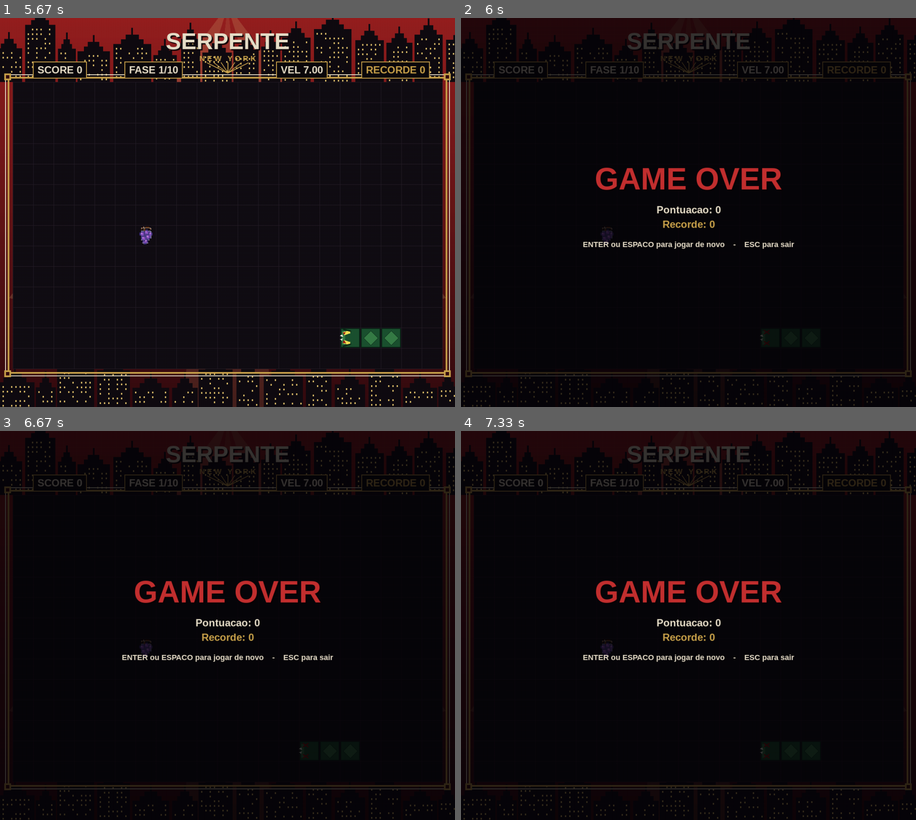
Above: before the commit, frames 1-4 (two rows, left to right).
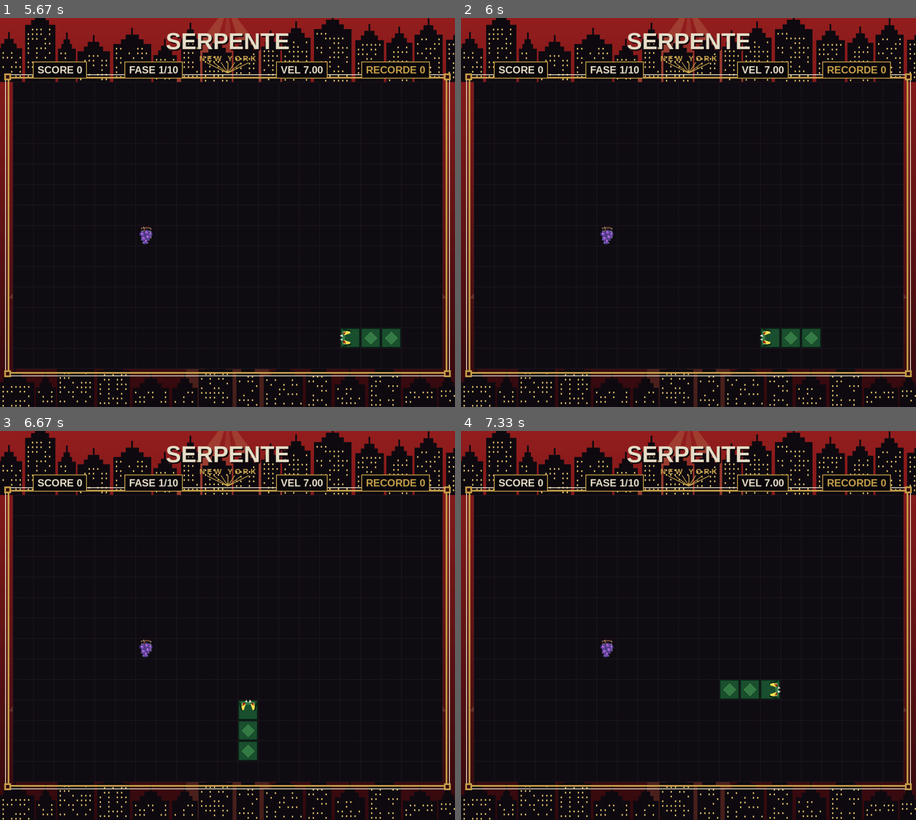
Above: after the commit, the same moments.

Repository: rodrigolr23/PyGameBasic
Game: pygame game, started from game/main.py
The game is run twice, just before and just after one commit, with the same random seed, the same clock (stepped at 60 frames per second) and the same inputs.
Inputs:
- Up to frame 1 (5.67 s): tap Enter at 0.33 s; tap S at 0.67 s; hold Right 1-1.47 s; hold Up 1.5-1.8 s; hold Right 1.83-2.3 s; hold Down 2.33-2.87 s; tap A at 2.9 s; hold Down 3.23-3.53 s; hold Left 3.57-3.97 s; hold Up 4-4.37 s; hold Right 4.4-5.03 s; hold Down 5.07-5.43 s; hold Left from 5.47 s (still down)
- Up to frame 2 (6 s): release Left at 5.93 s; hold Right from 5.97 s (still down)
- Up to frame 3 (6.67 s): release Right at 6.43 s; hold Up from 6.47 s (still down)
- Up to frame 4 (7.33 s): release Up at 6.77 s; hold Right 6.8-7.27 s; hold Left from 7.3 s (still down)

Frame 1 is identical in both runs. In frame 2, 18% of the frame differs, in the area x 0-100%, y 0-100%; in frame 3, 18%; in frame 4, 18%.

Commit message:
Remove game over on reverse turn

Diff:
--- a/game/main.py
+++ b/game/main.py
@@ -732,16 +732,12 @@
                     desejada = (0, 1)
                 else:
                     desejada = None
-                # virar 180 graus (apertar a direcao oposta a que a cobra
-                # segue) mata a cobra; caso contrario enfileira a direcao
+                # enfileira a direcao desejada, ignorando a oposta (virar 180
+                # graus sobre si mesma) e a repetida
                 if desejada:
                     referencia = (
                         fila_direcoes[-1] if fila_direcoes else direcao)
-                    if eh_oposta(desejada, referencia):
-                        estado = "fim"
-                        if som_morte:
-                            som_morte.play()
-                    elif desejada != referencia:
+                    if not eh_oposta(desejada, referencia) and desejada != referencia:
                         fila_direcoes.append(desejada)
 
     if estado == "jogando":
